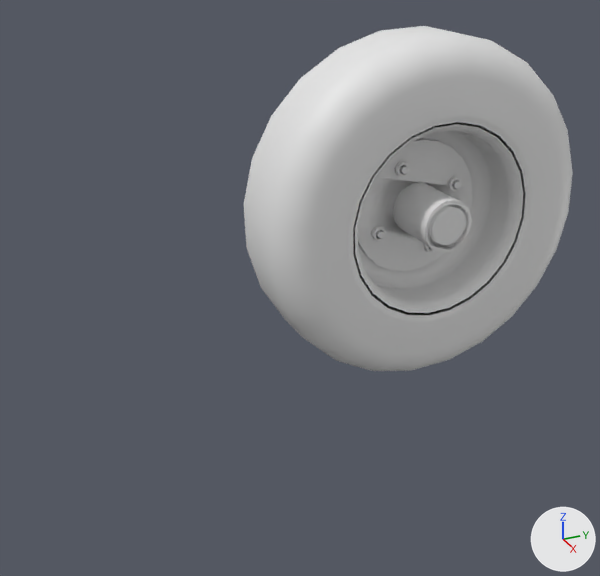
One commit to the COLLADA model description/meshes/robot_b/robot_b_r_wheel.dae: the scene before it, then after it.
Both versions are drawn from a 50 mm camera at (0.554, -0.158, 0.371) aimed at (0.013, 0.086, 0.1). The lights are fixed; the arrows at lower right show +X, +Y and +Z. Materials are left out; every surface is plain grey. Vertices at the same position are counted once.

Names of what the first picture shows: 'group_2', 'group_2.001', 'group_2.002', 'group_2.003', 'tire_2'.
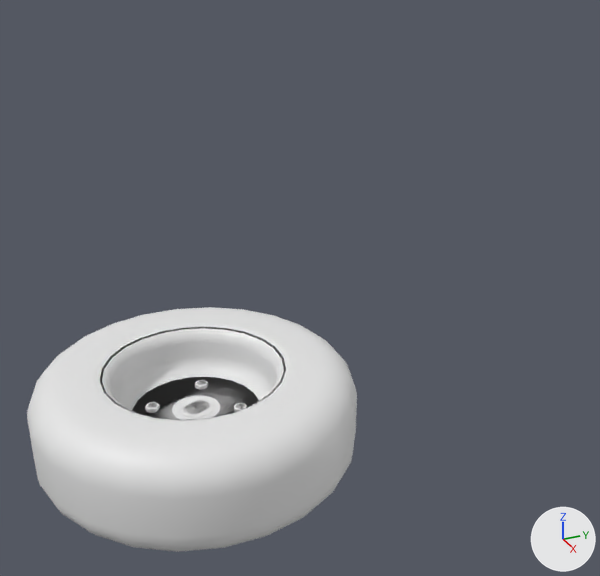
ob_group_0 is not drawn itself; it is the parent of ob_tire_2.

Boxes (x1, y1, x2, y2) around the edits, measured in the pictures (600 x 576 px; the box of a moved part takes in the faces that stretch with it):
'tire_2', moved, turned, rescaled
    before: (244, 26, 573, 371)
    after: (27, 307, 357, 552)
'group_2', reshaped, moved, turned, rescaled (not visible afterwards)
    before: (395, 162, 410, 177)
'group_2.001', deleted
    before: (371, 226, 386, 241)
'group_4.001', added
    after: (145, 402, 160, 413)
'group_2.002', deleted
    before: (448, 176, 462, 191)
'group_4.003', added
    after: (195, 380, 208, 390)
'group_4.002', added
    after: (234, 403, 247, 412)
'group_2.003', deleted
    before: (424, 244, 435, 253)
'Grupo_9', moved, turned, rescaled (not visible afterwards)
    before: (401, 166, 408, 174)
'Grupo_9.001', moved, turned, rescaled (not visible afterwards)
    before: (377, 231, 384, 238)
'Grupo_9.002', moved, turned, rescaled (not visible afterwards)
    before: (453, 181, 460, 188)
part 1 of me_group_2, moved or reshaped (not visible afterwards)
    before: (371, 162, 462, 253)

The change, as a list of edits to the scene's bpy script:
```text
Change me_group_2:
    used by ob_group_2; parent = ob_grupo_9; location = (0.0045, -0.00172, 0.00358); rotation_euler = (-1.571, -0.953, 1.571), in degrees (-90, -55, 90); scale = (0.793, 0.793, 0.59)
    remove me_group_2.from_pydata(...)  # 192 vertices, 432 faces; spans x 0.0..0.01446, y 0.0..0.01252, z 0.0..0.00665
    add me_group_2.from_pydata(...)  # 144 vertices, 232 faces; spans x 0.0..0.00845, y 0.0..0.00845, z 0.0..0.01743
    me_group_2 part 1: 192 vertices removed from x 0.0..0.01446, y 0.0..0.01252, z 0.0..0.00665; 144 vertices added at x 0.0..0.00845, y 0.0..0.00845, z 0.0..0.01743
Add me_group_4:
    me_group_4 = me_group_3.copy(); me_group_4.name = 'group_4'  # the mesh of ob_group_3_003
Change ob_group_0:
    ob_group_0.location: (0.0015, 0.0369, 0.0378) -> (-0.248, -0.386, 0.0434)
    ob_group_0.rotation_euler: (-1.571, 0.0, 0.0) -> (0.0, 1.571, 0.0)  # degrees (-90, 0, 0) -> degrees (0, 90, 0)
Change ob_tire_2:
    ob_tire_2.parent: ob_group_0 -> ob_group_1
Change ob_group_1:
    ob_group_1.scale: (1.0, 1.0, -1.72) -> (1.0, 1.0, 1.0)
    ob_group_1.parent: ob_tire_2 -> ob_group_0
    ob_group_1.location: (0.0314, 0.0505, 0.126) -> (0.0015, 0.258, 0.12)
    ob_group_1.rotation_euler: (1.769, 0.697, 0.698) -> (-1.571, 0.0, 0.0)  # degrees (101, 40, 40) -> degrees (-90, 0, 0)
Change ob_group_2:
    ob_group_2.location: (0.0045, -0.00172, 0.00358) -> (0.0314, 0.0505, 0.126)
    ob_group_2.rotation_euler: (-1.571, -0.953, 1.571) -> (1.769, 0.697, 0.698)  # degrees (-90, -55, 90) -> degrees (101, 40, 40)
    ob_group_2.scale: (0.793, 0.793, 0.59) -> (1.0, 1.0, -1.72)
Remove ob_group_2_001:
    ob_group_2_001 = bpy.data.objects.new('group_2.001', me_group_2)
    ob_group_2_001.parent = ob_grupo_9_001
    ob_group_2_001.location = (0.0045, -0.00172, 0.00358)
    ob_group_2_001.rotation_euler = (-1.571, -0.953, 1.571)  # degrees (-90, -55, 90)
    ob_group_2_001.scale = (0.793, 0.793, 0.59)
Remove ob_group_2_002:
    ob_group_2_002 = bpy.data.objects.new('group_2.002', me_group_2)
    ob_group_2_002.parent = ob_grupo_9_002
    ob_group_2_002.location = (0.0045, -0.00172, 0.00358)
    ob_group_2_002.rotation_euler = (-1.571, -0.953, 1.571)  # degrees (-90, -55, 90)
    ob_group_2_002.scale = (0.793, 0.793, 0.59)
Remove ob_group_2_003:
    ob_group_2_003 = bpy.data.objects.new('group_2.003', me_group_2)
    ob_group_2_003.parent = ob_grupo_9_003
    ob_group_2_003.location = (0.0045, -0.00172, 0.00358)
    ob_group_2_003.rotation_euler = (-1.571, -0.953, 1.571)  # degrees (-90, -55, 90)
    ob_group_2_003.scale = (0.793, 0.793, 0.59)
Add ob_group_4_003:
    ob_group_4_003 = bpy.data.objects.new('group_4.003', me_group_4)
    ob_group_4_003.parent = ob_grupo_9_003
    ob_group_4_003.location = (0.0146, -0.00193, 0.00555)
    ob_group_4_003.rotation_euler = (-1.571, -0.691, 1.571)  # degrees (-90, -40, 90)
    ob_group_4_003.scale = (0.793, 0.793, 0.59)
Add ob_group_4_002:
    ob_group_4_002 = bpy.data.objects.new('group_4.002', me_group_4)
    ob_group_4_002.parent = ob_grupo_9_002
    ob_group_4_002.location = (0.0146, -0.00193, 0.00555)
    ob_group_4_002.rotation_euler = (-1.571, -0.691, 1.571)  # degrees (-90, -40, 90)
    ob_group_4_002.scale = (0.793, 0.793, 0.59)
Add ob_group_4_001:
    ob_group_4_001 = bpy.data.objects.new('group_4.001', me_group_4)
    ob_group_4_001.parent = ob_grupo_9_001
    ob_group_4_001.location = (0.0146, -0.00193, 0.00555)
    ob_group_4_001.rotation_euler = (-1.571, -0.691, 1.571)  # degrees (-90, -40, 90)
    ob_group_4_001.scale = (0.793, 0.793, 0.59)
```
